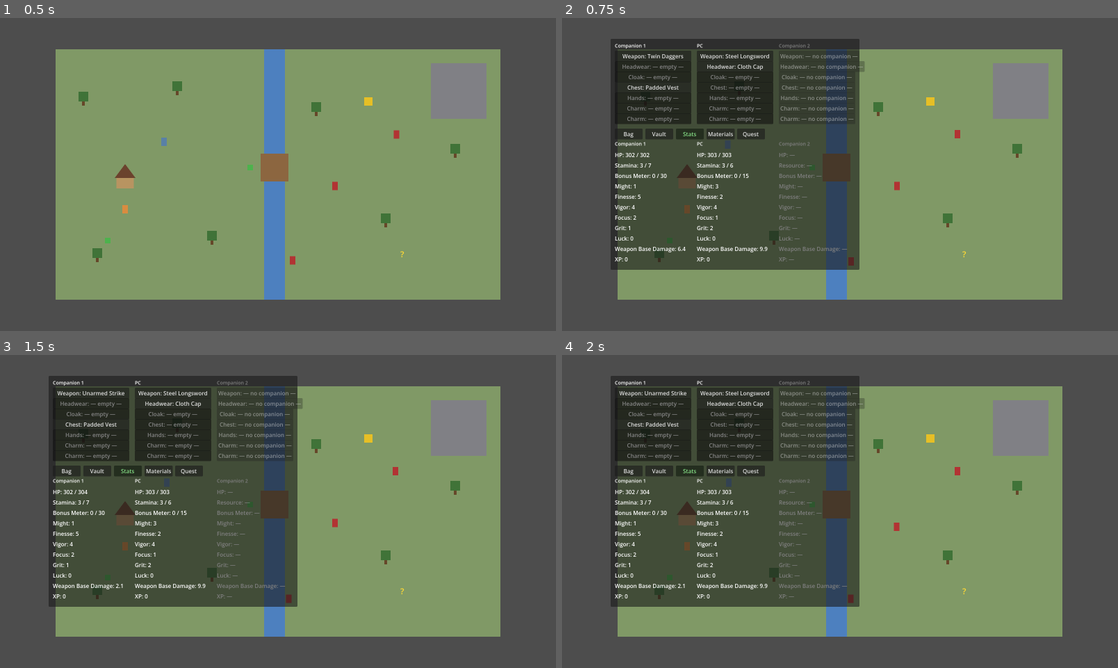
Above: before the commit, frames 1-4 (two rows, left to right).
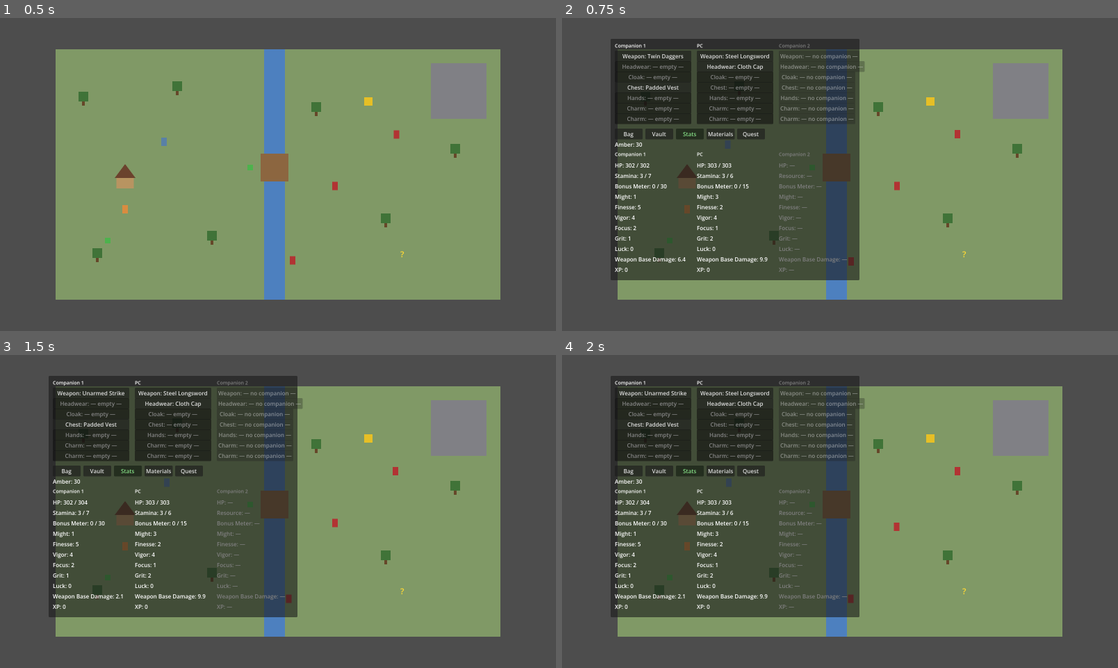
Above: after the commit, the same moments.

Repository: djkipyaboy/bunnies
Game: Godot game, scene res://world/overworld_demo.tscn
The game is run twice, just before and just after one commit, with the same random seed, the same clock (stepped at 60 frames per second) and the same inputs. This scene is started directly instead of the project's main scene.
Inputs (mouse positions are in pixels of both pictures, inside the frame that each line leads up to):
- Up to frame 1 (0.5 s): no input
- Up to frame 2 (0.75 s): move the mouse to (962, 158) at 0.52 s; hold D (move_right) from 0.53 s (still down); hold C (toggle_stats) from 0.53 s (still down); click (962, 158) at 0.67 s
- Up to frame 3 (1.5 s): release D (move_right) at 1.25 s; release C (toggle_stats) at 1.25 s; click "Weapon: Twin Daggers" at 1.25 s
- Up to frame 4 (2 s): no input

Frame 1 is identical in both runs. In frame 2, 3.3% of the frame differs, in the area x 8-54%, y 39-84%; in frame 3, 3.3%; in frame 4, 3.3%.

Commit message:
feat(combat-ui): show the party's Amber balance on the InventoryMenuPanel Stats tab

Diff:
--- a/combat/ui/inventory_menu_panel.gd
+++ b/combat/ui/inventory_menu_panel.gd
@@ -91,6 +91,7 @@
 var _tab_buttons: Dictionary = {}    # StringName -> Button
 var _compare_check: CheckBox
 var _stat_labels: Dictionary = {}    # "%d_%d" % [col, row] -> Label; "%d_dmg" % col -> Label
+var _amber_label: Label
 var _list_labels: Array[Control] = []  # Materials (selectable Buttons)/Quest (read-only Labels) tab rows
 
 ## The 3 paperdoll columns in display order [Companion1, PC, Companion2] (null = no companion
@@ -333,8 +334,8 @@
 
 	var bottom: float
 	if _active_tab == &"stats":
-		# title row + HP/Resource/Bonus-Meter rows + 6 stat rows + weapon-damage row + xp row.
-		bottom = GRID_TOP + float(STAT_ROWS.size() + 6) * (SLOT_H + SLOT_GAP) + PAD
+		# Amber header row + title row + HP/Resource/Bonus-Meter rows + 6 stat rows + weapon-damage row + xp row.
+		bottom = GRID_TOP + float(STAT_ROWS.size() + 7) * (SLOT_H + SLOT_GAP) + PAD
 	elif _active_tab == &"materials" or _active_tab == &"quest":
 		var list: Array = _party_inventory.materials if _active_tab == &"materials" else _party_inventory.quest_items
 		bottom = GRID_TOP + float(maxi(list.size(), 1)) * (SLOT_H + SLOT_GAP) + PAD
@@ -440,23 +441,30 @@
 ## paperdoll's Companion1/PC/Companion2 layout, each showing the live 6-stat spread (gear bonuses
 ## included, via Combatant.effective_stats()) with hover descriptions, plus weapon base damage.
 func _build_stats_panel() -> void:
+	_amber_label = Label.new()
+	_amber_label.text = "Amber: %d" % _party_inventory.amber
+	_amber_label.position = Vector2(PAD, GRID_TOP)
+	_amber_label.custom_minimum_size = Vector2(COLUMN_W, SLOT_H)
+	add_child(_amber_label)
+
 	var columns: Array = paperdoll_columns(_pc, _companions)
 	for col in range(3):
 		_build_stats_column(col, columns[col])
 
 func _build_stats_column(col: int, c: Combatant) -> void:
 	var x: float = PAD + float(col) * (COLUMN_W + COLUMN_GAP)
+	var top: float = GRID_TOP + (SLOT_H + SLOT_GAP)   # +1 row: the Amber header now occupies GRID_TOP itself
 
 	var title := Label.new()
 	title.text = COLUMN_LABELS[col]
-	title.position = Vector2(x, GRID_TOP)
+	title.position = Vector2(x, top)
 	title.custom_minimum_size = Vector2(COLUMN_W, SLOT_H)
 	title.add_theme_font_size_override("font_size", 14)
 	if c == null:
 		title.modulate = Color(0.5, 0.5, 0.5)
 	add_child(title)
 
-	var hp_y: float = GRID_TOP + float(1) * (SLOT_H + SLOT_GAP)
+	var hp_y: float = top + float(1) * (SLOT_H + SLOT_GAP)
 	var hp_label := Label.new()
 	hp_label.position = Vector2(x, hp_y)
 	hp_label.custom_minimum_size = Vector2(COLUMN_W, SLOT_H)
@@ -468,7 +476,7 @@
 	add_child(hp_label)
 	_stat_labels["%d_hp" % col] = hp_label
 
-	var resource_y: float = GRID_TOP + float(2) * (SLOT_H + SLOT_GAP)
+	var resource_y: float = top + float(2) * (SLOT_H + SLOT_GAP)
 	var resource_label := Label.new()
 	resource_label.position = Vector2(x, resource_y)
 	resource_label.custom_minimum_size = Vector2(COLUMN_W, SLOT_H)
@@ -480,7 +488,7 @@
 	add_child(resource_label)
 	_stat_labels["%d_resource" % col] = resource_label
 
-	var meter_y: float = GRID_TOP + float(3) * (SLOT_H + SLOT_GAP)
+	var meter_y: float = top + float(3) * (SLOT_H + SLOT_GAP)
 	var meter_label := Label.new()
 	meter_label.position = Vector2(x, meter_y)
 	meter_label.custom_minimum_size = Vector2(COLUMN_W, SLOT_H)
@@ -495,7 +503,7 @@
 
 	var s: Stats = c.effective_stats() if c != null else null
 	for row in range(STAT_ROWS.size()):
-		var y: float = GRID_TOP + float(row + 4) * (SLOT_H + SLOT_GAP)
+		var y: float = top + float(row + 4) * (SLOT_H + SLOT_GAP)
 		var label := Label.new()
 		label.position = Vector2(x, y)
 		label.custom_minimum_size = Vector2(COLUMN_W, SLOT_H)
@@ -511,7 +519,7 @@
 		add_child(label)
 		_stat_labels["%d_%d" % [col, row]] = label
 
-	var dmg_y: float = GRID_TOP + float(STAT_ROWS.size() + 4) * (SLOT_H + SLOT_GAP)
+	var dmg_y: float = top + float(STAT_ROWS.size() + 4) * (SLOT_H + SLOT_GAP)
 	var dmg_label := Label.new()
 	dmg_label.position = Vector2(x, dmg_y)
 	dmg_label.custom_minimum_size = Vector2(COLUMN_W, SLOT_H)
@@ -527,7 +535,7 @@
 	# count, not a progress-toward-next-level bar — no XP curve/level-up thresholds exist yet
 	# (docs/design-bible/22-leveling-and-progression.md is still undesigned), so a bar implying a
 	# real threshold would misrepresent a number that doesn't exist yet.
-	var xp_y: float = GRID_TOP + float(STAT_ROWS.size() + 5) * (SLOT_H + SLOT_GAP)
+	var xp_y: float = top + float(STAT_ROWS.size() + 5) * (SLOT_H + SLOT_GAP)
 	var xp_label := Label.new()
 	xp_label.position = Vector2(x, xp_y)
 	xp_label.custom_minimum_size = Vector2(COLUMN_W, SLOT_H)
@@ -1041,6 +1049,10 @@
 func active_tab_for_test() -> StringName:
 	return _active_tab
 
+## The rendered text of the Stats tab's party-shared Amber balance row (test hook).
+func amber_text_for_test() -> String:
+	return _amber_label.text if _amber_label != null else ""
+
 ## The rendered text of the Stats tab's [param row]-th stat row (0..5) in column [param col]
 ## (test hook).
 func stat_row_text_for_test(col: int, row: int) -> String:
--- a/tests/test_inventory_menu_panel_stats.gd
+++ b/tests/test_inventory_menu_panel_stats.gd
@@ -44,6 +44,7 @@
 	comp1.base_stats = Stats.new()
 
 	var inv: PartyInventory = PartyInventory.new()
+	inv.amber = 42
 	var vault: Vault = Vault.new()
 
 	_check(InventoryMenuPanel.stat_value_at(pc.effective_stats(), 0) == 5, "stat_value_at(0) reads Might (base 3 + gear +2 = 5)")
@@ -70,6 +71,7 @@
 
 	_check(panel.visible, "open_for shows the panel")
 	_check(panel.active_tab_for_test() == &"stats", "initial_tab opens directly to the Stats tab")
+	_check(panel.amber_text_for_test() == "Amber: 42", "the Stats tab shows the party's current Amber balance")
 
 	# PC is always the center column (paperdoll_columns convention) -> column 1.
 	_check(panel.stat_hp_text_for_test(1) == "HP: 45 / 50", "PC column shows HP current/max")
